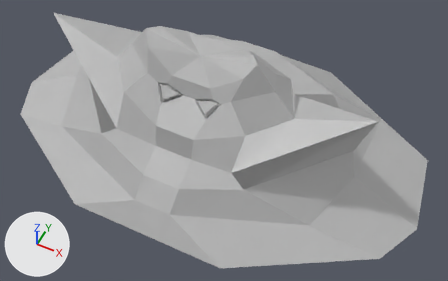
An edit to the FBX model Element Combat/Assets/Models/Animations/monsterGlass@still.fbx, drawn before and after from the same camera.
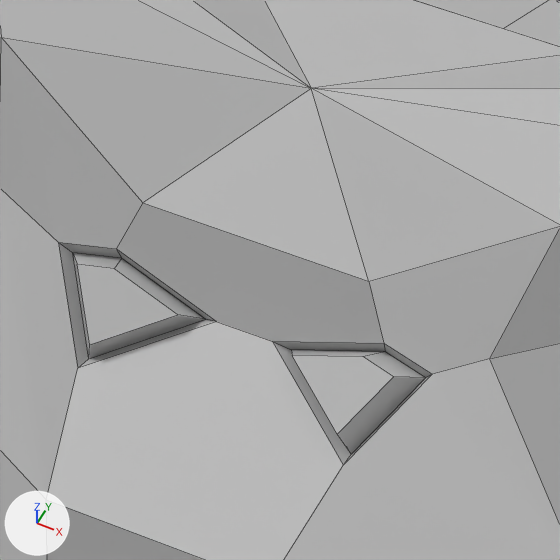
Each version appears first whole from a 50 mm camera at (0.0372, -0.0662, 0.0871) aimed at (0.0047, -0.0011, 0.0058), and next in a close-up on the part from 33% to 54% of the width and 15% to 48% of the height. The axes (+X, +Y, +Z) are drawn at lower left. The lights are the same throughout. The close-ups show mesh edges as thin lines. Where no turn or scale is listed for an object, it has been applied to the vertices. Vertices at the same position are counted once.
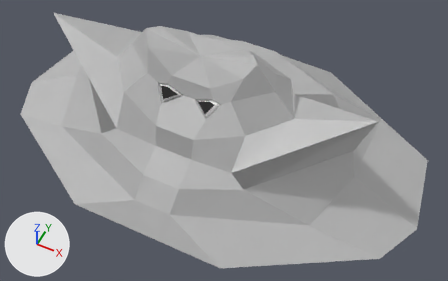
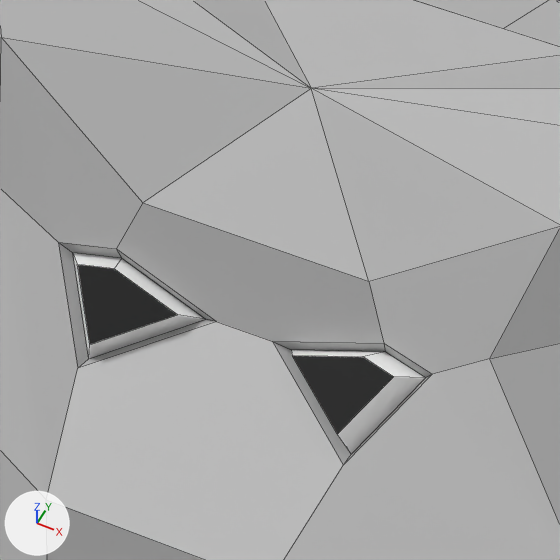
Location of each change, [x1, y1, x2, y2] in pixels of the close-ups (560 x 560 px):
```json
{"part": 1, "of": "me_mesh", "change": "recoloured", "before": [73, 253, 425, 454], "after": [73, 253, 425, 454]}
{"part": 2, "of": "me_mesh", "change": "recoloured", "before": [77, 264, 393, 434], "after": [77, 264, 393, 434], "on screen": "grey to black"}
```

The change, as JSON lines over the scene's bpy script:
```json
{"op": "add", "block": "mat_eyewhite", "code": ["mat_eyewhite = principled_material('eyewhite')", "mat_eyewhite.base_color = (1.0, 1.0, 1.0)  # white #ffffff", "mat_eyewhite.roughness = 0.553"]}
{"op": "add", "block": "mat_eyeblack", "code": ["mat_eyeblack = principled_material('eyeblack')", "mat_eyeblack.base_color = (0.0, 0.0, 0.0)  # black #000000", "mat_eyeblack.roughness = 0.553"]}
{"block": "me_mesh", "where": "me_mesh.from_pydata(...)  # 114 vertices, 118 faces; spans x -0.04..0.04, y -0.0211..0.0304, z -0.0001..0.0246"}
{"block": "me_mesh", "where": "# used by ob_polysurface1; location = (0.0, 0.0, 0.0)"}
{"block": "me_mesh", "change": "me_mesh part 1: 8 of the faces centred in x -0.0046..0.0046, y -0.0052..-0.0043, z 0.0165..0.0178 switch from mat_lambert1 (grey #bcbcbc) to mat_eyewhite (white #ffffff)"}
{"block": "me_mesh", "change": "me_mesh part 2: all 2 faces that had it switch from mat_black_eyes (grey #bcbcbc) to mat_eyeblack (black #000000)"}
```
